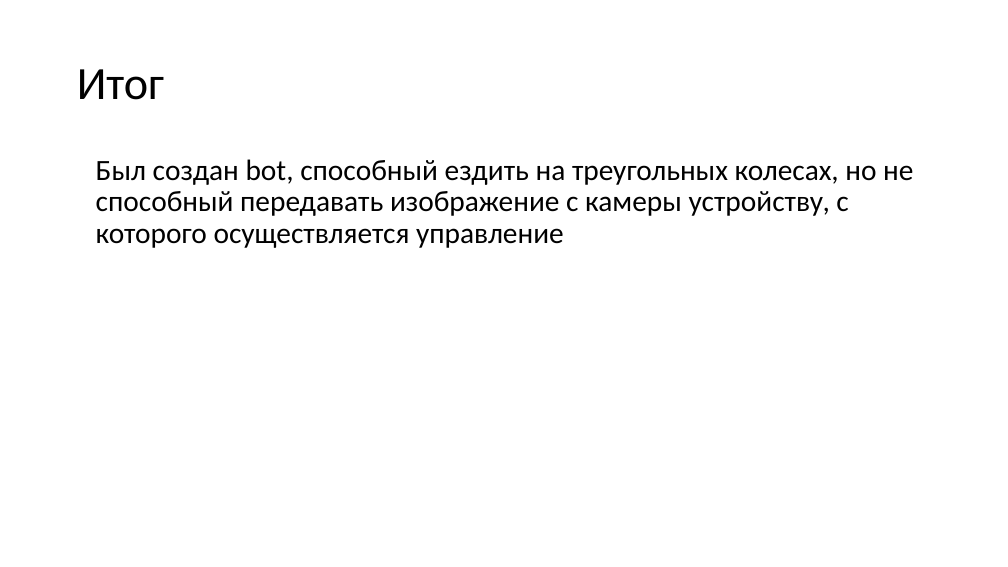
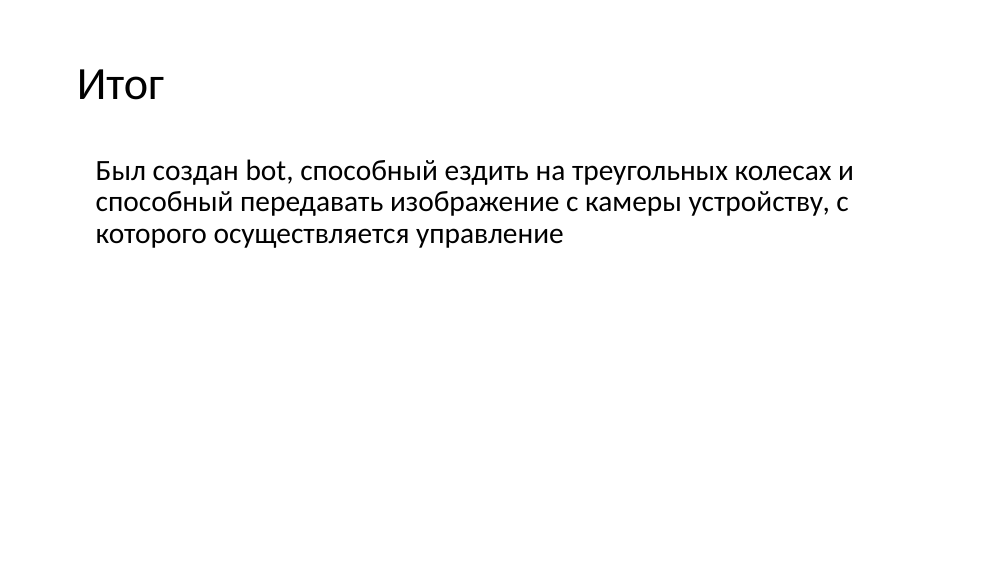
Before and after one commit to Kippill/Bluetooth_car, a slide deck: slide 7 of проект.pptx. Drawn at 1008x567 pixels with LibreOffice and Linux fonts; fonts in the diff are those of the drawing. Boxes give left, top, right and bottom in pixels: in the first picture for what was removed or moved away, otherwise in the second. Text is boxed around its words. In the diff, an @@ line names an element or a change of style, - is before the commit and + after.

```diff
--- a/проект.pptx
+++ b/проект.pptx
@@ text at (x1=96, y1=159, x2=854, y2=248): text changed @@
-Был создан bot, способный ездить на треугольных колесах, но не способный передавать изображение с камеры устройству, с которого осуществляется управление
+Был создан bot, способный ездить на треугольных колесах и способный передавать изображение с камеры устройству, с которого осуществляется управление
```
Also in this commit, not shown: 5 other slides changed, 9 other files.
